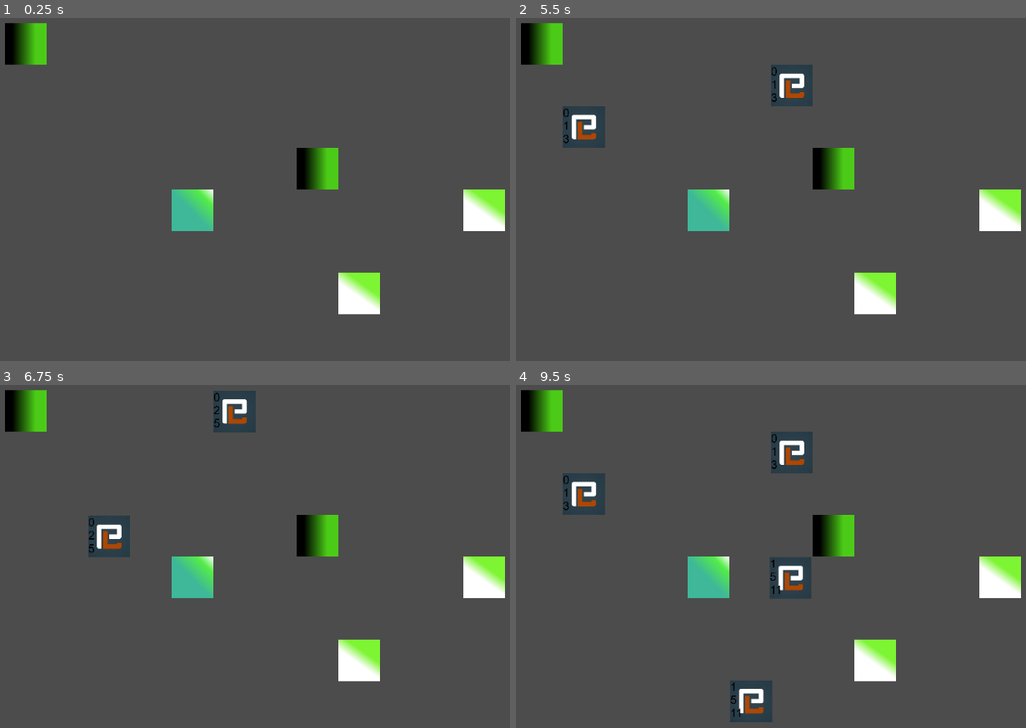
Above: before the commit, frames 1-4 (two rows, left to right).
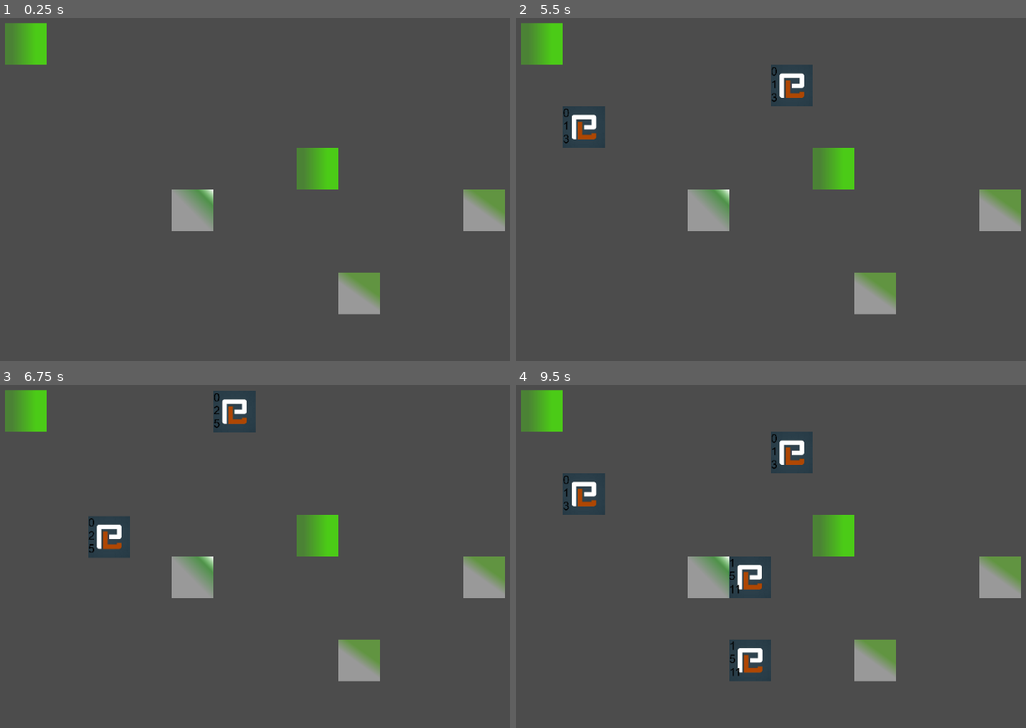
Above: after the commit, the same moments.

Repository: joschi1212/beansjam_2022
Game: Godot game, scene res://main/main.tscn
The game is run twice, just before and just after one commit, with the same random seed, the same clock (stepped at 60 frames per second) and the same inputs.
Inputs:
- Up to frame 1 (0.25 s): no input
- Up to frame 2 (5.5 s): tap Enter at 0.5, 2, 3.5 s; tap Space at 1.25, 2.75, 4.25 s
- Up to frame 3 (6.75 s): no input
- Up to frame 4 (9.5 s): no input

The runs differ from the first frame. In frame 1, 4.2% of the frame differs, in the area x 0-100%, y 1-87%; in frame 2, 4.2%; in frame 3, 4.3%; in frame 4, 8.0%, in the area x 0-100%, y 1-99%.

Commit message:
fix overjumping of item over transitioners, reduce alpha values of consumers/spawners/transitioners to see items

Diff:
--- a/godot/assembly_line/assembly_line.tscn
+++ b/godot/assembly_line/assembly_line.tscn
@@ -4,7 +4,7 @@
 
 [sub_resource type="Curve2D" id=1]
 _data = {
-"points": PoolVector2Array( 0, 0, 0, 0, -320, -192, 0, 0, 0, 0, -320, -64, 0, 0, 0, 0, -192, -64, 0, 0, 0, 0, -192, 64, 0, 0, 0, 0, -64, 64 )
+"points": PoolVector2Array( 0, 0, 0, 0, -320, -192, 0, 0, 0, 0, -320, -64, 0, 0, 0, 0, -192, -64, 0, 0, 0, 0, -192, 64, 0, 0, 0, 0, -120, 64, 0, 0, 0, 0, 0, 64 )
 }
 
 [node name="AssemblyLine" type="Path2D"]
--- a/godot/consumer/consumer.tscn
+++ b/godot/consumer/consumer.tscn
@@ -4,7 +4,7 @@
 
 [sub_resource type="Gradient" id=1]
 offsets = PoolRealArray( 0, 0.391061 )
-colors = PoolColorArray( 1, 1, 1, 1, 0.492961, 0.960938, 0.202698, 1 )
+colors = PoolColorArray( 1, 1, 1, 0.431373, 0.494118, 0.960784, 0.203922, 0.431373 )
 
 [sub_resource type="GradientTexture2D" id=2]
 gradient = SubResource( 1 )
--- a/godot/main/main.tscn
+++ b/godot/main/main.tscn
@@ -9,7 +9,7 @@
 
 [sub_resource type="Curve2D" id=1]
 _data = {
-"points": PoolVector2Array( 0, 0, 0, 0, -64, 0, 0, 0, 0, 0, -128, 0, 0, 0, 0, 0, -128, -64, 0, 0, 0, 0, -128, -128, 0, 0, 0, 0, -128, -192, 0, 0, 0, 0, -192, -192, 0, 0, 0, 0, -192, -128, 0, 0, 0, 0, -256, -128, 0, 0, 0, 0, -256, 64 )
+"points": PoolVector2Array( 0, 0, 0, 0, -64, 0, 0, 0, 0, 0, -128, 0, 0, 0, 0, 0, -128, -64, 0, 0, 0, 0, -128, -128, 0, 0, 0, 0, -128, -192, 0, 0, 0, 0, -192, -192, 0, 0, 0, 0, -192, -128, 0, 0, 0, 0, -256, -128, 0, 0, 0, 0, -256, 128 )
 }
 
 [sub_resource type="Curve2D" id=2]
@@ -32,12 +32,12 @@
 current = true
 
 [node name="AssemblyLine1" parent="." instance=ExtResource( 3 )]
-length = 8
+length = 9
 
 [node name="AssemblyLine2" parent="." instance=ExtResource( 3 )]
 position = Vector2( 192, 0 )
 curve = SubResource( 1 )
-length = 10
+length = 11
 
 [node name="AssemblyLine3" parent="." instance=ExtResource( 3 )]
 position = Vector2( 256, -64 )
--- a/godot/spawner/spawner.tscn
+++ b/godot/spawner/spawner.tscn
@@ -4,7 +4,7 @@
 
 [sub_resource type="Gradient" id=1]
 offsets = PoolRealArray( 0.167598, 0.731844 )
-colors = PoolColorArray( 0, 0, 0, 1, 0.294524, 0.796875, 0.090271, 1 )
+colors = PoolColorArray( 0.294118, 0.796078, 0.0901961, 0.431373, 0.294524, 0.796875, 0.090271, 1 )
 
 [sub_resource type="GradientTexture2D" id=2]
 gradient = SubResource( 1 )
--- a/godot/transitioner/transtitioner.tscn
+++ b/godot/transitioner/transtitioner.tscn
@@ -4,7 +4,7 @@
 
 [sub_resource type="Gradient" id=2]
 offsets = PoolRealArray( 0, 0.631285, 1 )
-colors = PoolColorArray( 0.248413, 0.722656, 0.60039, 1, 0.331806, 0.933594, 0.280807, 1, 1, 1, 1, 1 )
+colors = PoolColorArray( 1, 1, 1, 0.431373, 0.333333, 0.933333, 0.282353, 0.431373, 1, 1, 1, 1 )
 
 [sub_resource type="GradientTexture2D" id=1]
 gradient = SubResource( 2 )
